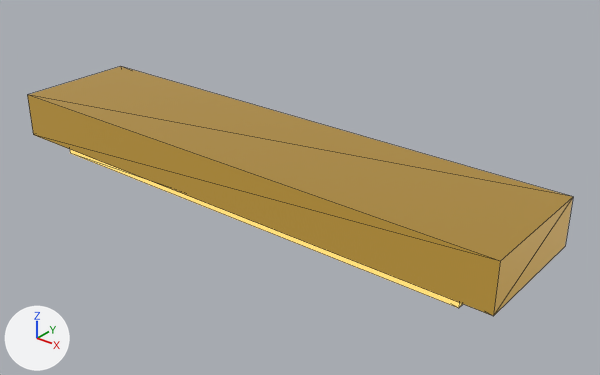
Renders of the glTF model web/public/models/cq-demo-bay/lamp-bar.glb from each side of a commit.
Camera for both pictures: a 50 mm lens placed at (0.521, -0.589, 0.35), pointed at (0.045, 0.007, -0.019). The lights are fixed; the arrows at lower left show +X, +Y and +Z. The first picture is the older version. Mesh edges are drawn as thin lines. Where no turn or scale is listed for an object, it has been applied to the vertices. Vertices at exactly the same position are counted once.
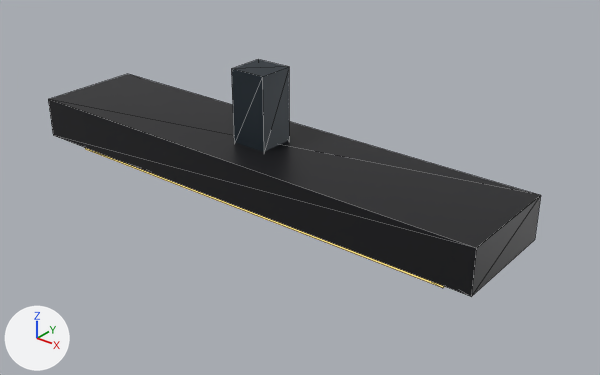
Pixel boxes (x1, y1, x2, y2) of what changed, in the pictures (600 x 375 px):
'Mesh_0', recoloured, rescaled (10% narrower, 11% shorter)
    before: (27, 66, 573, 316)
    after: (48, 74, 541, 297)
'Mesh_1', recoloured, moved, rescaled
    before: (70, 149, 463, 308)
    after: (231, 59, 289, 152)
'Mesh_2', added (mostly hidden)
    after: (85, 148, 445, 288)

Diff of the bpy script that builds the scene:
```diff
--- a/web/public/models/cq-demo-bay/lamp-bar.glb.py
+++ b/web/public/models/cq-demo-bay/lamp-bar.glb.py
@@ mat_lamphang @@
+mat_lamphang = principled_material('lampHang')
+mat_lamphang.base_color = (0.0232, 0.0343, 0.0452)  # dark blue #2a343c
+mat_lamphang.metallic = 0.35
@@ mat_lampbody @@
+mat_lampbody = principled_material('lampBody')
+mat_lampbody.base_color = (0.0185, 0.0185, 0.0212)  # black #252528
+mat_lampbody.metallic = 0.4
+mat_lampbody.roughness = 0.4
@@ mat_lamplens @@
+mat_lamplens = principled_material('lampLens')
+mat_lamplens.base_color = (1.0, 0.745, 0.223)  # yellow #ffe082
+mat_lamplens.metallic = 0.08
+mat_lamplens.roughness = 0.25
+mat_lamplens.emission_color = (1.0, 0.745, 0.223)  # yellow #ffe082
+mat_lamplens.emission_strength = 0.65
@@ me_mesh_0 @@
 # used by ob_mesh_0; location = (0.0, 0.0, 0.0)
-me_mesh_0.from_pydata(...)  # 8 vertices, 12 faces; spans x -0.3..0.3, y -0.07..0.07, z -0.025..0.025
-me_mesh_0.materials.append(mat_material_0)  # black #1d1d1f, glowing yellow #ffcc55
+me_mesh_0.from_pydata(...)  # 8 vertices, 12 faces; spans x -0.275..0.275, y -0.06..0.06, z -0.023..0.023
+# me_mesh_0 part 1: the whole mesh is scaled about its middle by (0.917, 0.857, 0.9)
+me_mesh_0.materials.append(mat_lampbody)  # black #252528
@@ me_mesh_1 @@
 # used by ob_mesh_1; location = (0.0, 0.0, -0.035)
-me_mesh_1.from_pydata(...)  # 8 vertices, 12 faces; spans x -0.26..0.26, y -0.05..0.05, z -0.01..0.01
-me_mesh_1.materials.append(mat_material_1)  # yellow #ffe8a0, glowing yellow #ffd060
+me_mesh_1.from_pydata(...)  # 8 vertices, 12 faces; spans x -0.02..0.02, y -0.02..0.02, z -0.04..0.04
+# me_mesh_1 part 2: the whole mesh is scaled about its middle by (0.0769, 0.4, 4)
+me_mesh_1.materials.append(mat_lamphang)  # dark blue #2a343c
@@ me_mesh_2 @@
+me_mesh_2.from_pydata(...)  # a box spanning x -0.24..0.24, y -0.042..0.042, z -0.009..0.009
+me_mesh_2.materials.append(mat_lamplens)  # yellow #ffe082, glowing yellow #ffe082
@@ ob_mesh_1 @@
 ob_mesh_1 = bpy.data.objects.new('Mesh_1', me_mesh_1)
-ob_mesh_1.location = (0.0, 0.0, -0.035)
+ob_mesh_1.location = (0.0, 0.0, 0.06)
@@ ob_mesh_2 @@
+ob_mesh_2 = bpy.data.objects.new('Mesh_2', me_mesh_2)
+ob_mesh_2.location = (0.0, 0.0, -0.028)
```
